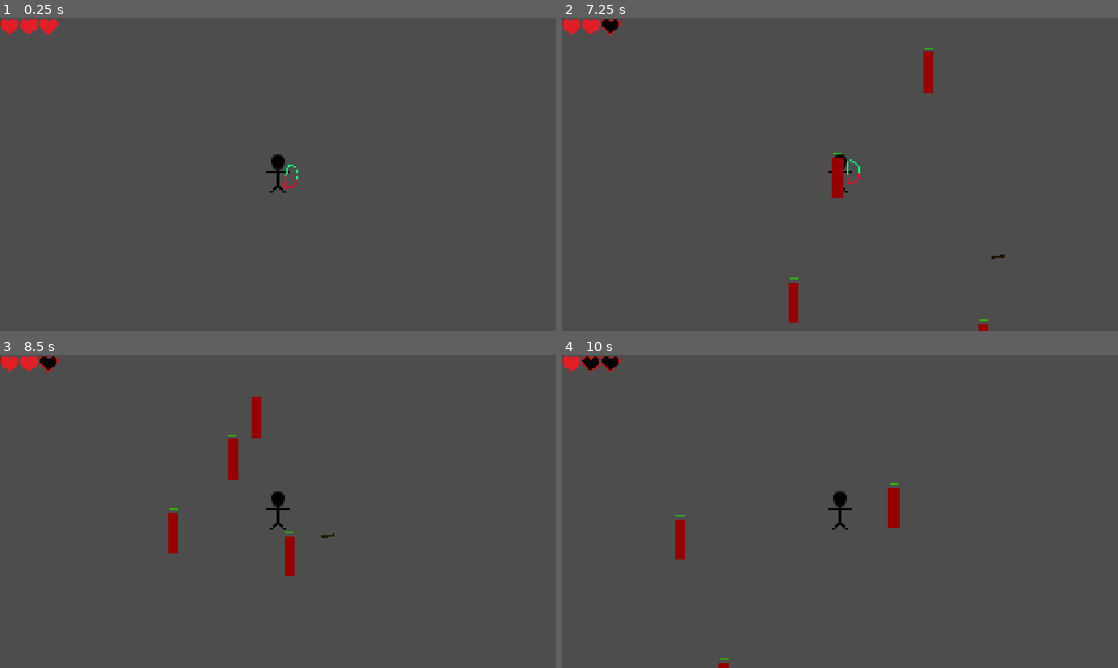
Above: before the commit, frames 1-4 (two rows, left to right).
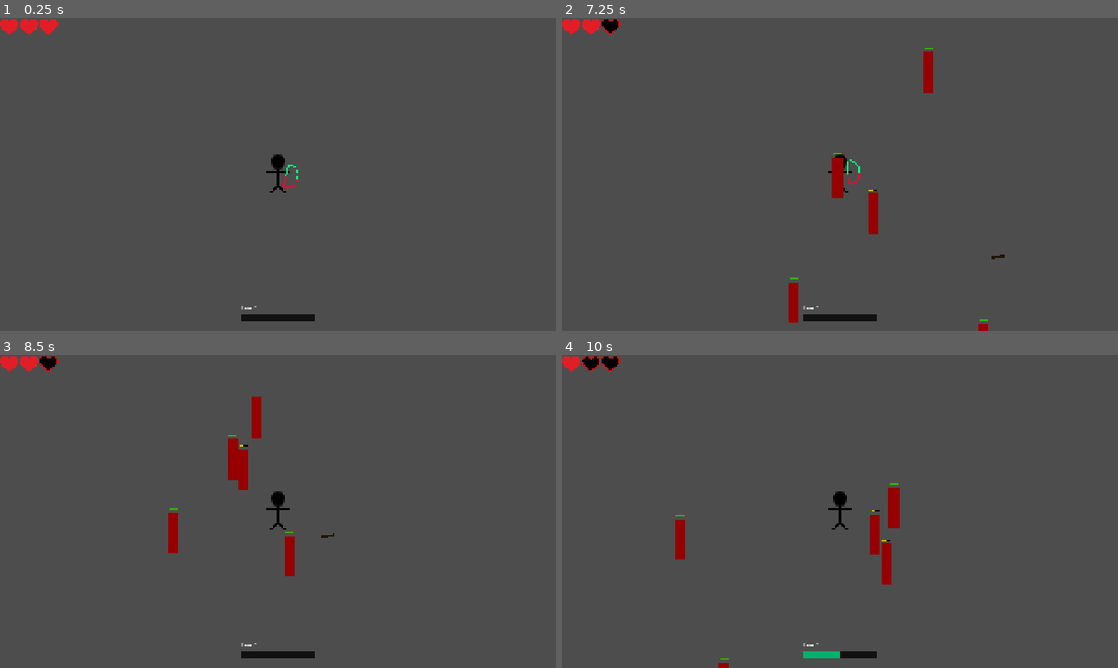
Above: after the commit, the same moments.

Repository: OdieEstee/Crimson-Game-Jam-2026
Game: Godot game, scene res://Scenes/main.tscn
Two runs of this game, one before a commit and one after it. Both use one fixed random seed, a clock stepped at 60 frames per second and the inputs below.
Inputs (mouse positions are in pixels of both pictures, inside the frame that each line leads up to):
- Up to frame 1 (0.25 s): no input
- Up to frame 2 (7.25 s): tap Enter at 0.5, 2 s; move the mouse to (962, 158) at 0.52 s; press the mouse at (962, 158) at 0.53 s; hold Right (Right) 0.53-1.28 s; tap Space at 1.25 s; move the mouse to (728, 190) at 1.27 s; release the mouse at (728, 190) at 1.28 s; hold Down (Down) 1.28-2.03 s; tap R (Transform) every 1.5 s from 1.35 to 5.85 s; move the mouse to (895, 105) at 2.02 s; press the mouse at (895, 105) at 2.03 s; hold Right (Right) 2.03-2.78 s; move the mouse to (812, 237) at 2.77 s; release the mouse at (812, 237) at 2.78 s; hold Up (Up) 2.78-3.53 s; move the mouse to (1006, 221) at 3.52 s; press the mouse at (1006, 221) at 3.53 s; hold Left (Left) 3.53-5.03 s; move the mouse to (673, 127) at 4.27 s; release the mouse at (673, 127) at 4.28 s; move the mouse to (867, 174) at 5.02 s; press the mouse at (867, 174) at 5.03 s; hold Down (Down) 5.03-5.78 s; move the mouse to (756, 96) at 5.77 s; release the mouse at (756, 96) at 5.78 s; hold Right (Right) 5.78-6.53 s; move the mouse to (962, 158) at 6.52 s; press the mouse at (962, 158) at 6.53 s; hold Up (Up) from 6.53 s (still down)
- Up to frame 3 (8.5 s): move the mouse to (166, 527) at 7.27 s; release Up (Up) at 7.28 s; release the mouse at (166, 527) at 7.28 s; hold Right (Right) 7.28-8.03 s; tap R (Transform) at 7.35 s; move the mouse to (333, 442) at 8.02 s; press the mouse at (333, 442) at 8.03 s; hold Down (Down) from 8.03 s (still down)
- Up to frame 4 (10 s): move the mouse to (812, 574) at 8.77 s; release Down (Down) at 8.78 s; release the mouse at (812, 574) at 8.78 s; hold Left (Left) 8.78-9.53 s; tap R (Transform) at 8.85 s; move the mouse to (1006, 558) at 9.52 s; press the mouse at (1006, 558) at 9.53 s; hold Up (Up) from 9.53 s (still down)

The runs differ from the first frame. In frame 1, 0.3% of the frame differs, in the area x 0-57%, y 1-97%; in frame 2, 0.6%; in frame 3, 0.5%; in frame 4, 0.8%, in the area x 0-60%, y 1-97%.

Commit message:
updated code
added the level bars that auto fill

Diff:
--- a/game-jam-2026/Scenes/hud.tscn
+++ b/game-jam-2026/Scenes/hud.tscn
@@ -3,6 +3,12 @@
 [ext_resource type="Script" uid="uid://eor2d1351xfm" path="res://scripts/hud.gd" id="1_bjfho"]
 [ext_resource type="Texture2D" uid="uid://dh0pi0sieuej0" path="res://Assets/heart.png" id="2_6fbih"]
 [ext_resource type="Texture2D" uid="uid://ctg5c66e121di" path="res://Assets/heart_empty.png" id="3_t1xeu"]
+
+[sub_resource type="StyleBoxFlat" id="StyleBoxFlat_2wkxl"]
+bg_color = Color(0.06879827, 0.06879828, 0.06879828, 1)
+
+[sub_resource type="StyleBoxFlat" id="StyleBoxFlat_4hbsc"]
+bg_color = Color(0, 0.6956519, 0.4283245, 1)
 
 [node name="HUD" type="CanvasLayer" unique_id=740164074]
 script = ExtResource("1_bjfho")
@@ -21,12 +27,25 @@
 offset_bottom = 40.0
 
 [node name="XP_Bar" type="ProgressBar" parent="Root" unique_id=1602055938]
+custom_minimum_size = Vector2(250, 15)
 layout_mode = 0
-offset_right = 4.0
-offset_bottom = 27.0
+offset_left = 835.0
+offset_top = 1020.0
+offset_right = 1085.0
+offset_bottom = 1046.0
+theme_override_styles/background = SubResource("StyleBoxFlat_2wkxl")
+theme_override_styles/fill = SubResource("StyleBoxFlat_4hbsc")
 show_percentage = false
 
 [node name="XP_Label" type="Label" parent="Root" unique_id=688785349]
 layout_mode = 0
 offset_right = 40.0
 offset_bottom = 23.0
+
+[node name="Level_label" type="Label" parent="Root" unique_id=2015078941]
+layout_mode = 0
+offset_left = 835.0
+offset_top = 990.0
+offset_right = 935.0
+offset_bottom = 1015.0
+text = "Level 1"
--- a/game-jam-2026/Scenes/main.tscn
+++ b/game-jam-2026/Scenes/main.tscn
@@ -1,7 +1,7 @@
 [gd_scene format=3 uid="uid://c6lbfc0vcy0uv"]
 
-[ext_resource type="Script" uid="uid://cmtfa1hu1hyh4" path="res://Scripts/main.gd" id="1_kry3j"]
-[ext_resource type="Script" uid="uid://e40trbfhm8r1" path="res://Scripts/player.gd" id="2_21xkr"]
+[ext_resource type="Script" uid="uid://cmtfa1hu1hyh4" path="res://scripts/main.gd" id="1_kry3j"]
+[ext_resource type="Script" uid="uid://e40trbfhm8r1" path="res://scripts/player.gd" id="2_21xkr"]
 [ext_resource type="Texture2D" uid="uid://ccn2bya72e00d" path="res://Assets/character.png" id="3_6bp64"]
 [ext_resource type="Texture2D" uid="uid://b41bscetpyjeq" path="res://Assets/bow.png" id="4_344ge"]
 [ext_resource type="PackedScene" uid="uid://6f4hy2erg8pi" path="res://Scenes/hud.tscn" id="5_ynf5e"]
--- a/game-jam-2026/Scripts/enemy.gd
+++ b/game-jam-2026/Scripts/enemy.gd
@@ -2,7 +2,7 @@
 extends Area2D
 
 @export var SPEED := 40.0 # Enemy speed
-@export var HEALTH := 5.0 # Enemy health (chaning to 5 for testing, og 10)
+@export var HEALTH := 10.0
 @export var DAMAGE := 1 # Enemy damage
 
 @export var XP_REWARD := 25 # xp awarded when enemy dies
@@ -25,22 +25,15 @@
 	global_position = global_position.move_toward(player.global_position, SPEED * delta) # Follow script to go to players position
 
 func take_damage(damage_taken: int) -> void:
-	print("Enemy ID: ", get_instance_id()) #error checking
-
 	current_health -= damage_taken # Reduce health by damage taken
 	update_health_bar() # Function to update health bar
 
-	print("Enemy health remaining: ", current_health) #error checking
-
 	if current_health <= 0: # Death check
-		print("Enemy Died") # error checking
-
 		if is_instance_valid(player): # check if player exist
-			print("Player found! Awarding xp: ", XP_REWARD) #error checking
 			player.gain_xp(XP_REWARD) # award XP to player
 		else:
 			print("ERROR: player refernce invalid") #error checking
-	queue_free() # Despawn Enemy
+		queue_free() # Despawn Enemy
 
 # Updates the visual health bar
 func update_health_bar() -> void:
--- a/game-jam-2026/Scripts/hud.gd
+++ b/game-jam-2026/Scripts/hud.gd
@@ -8,6 +8,7 @@
 
 @onready var xp_bar: ProgressBar = $Root/XP_Bar
 @onready var xp_label: Label = $Root/XP_Label
+@onready var level_label: Label = $Root/Level_label
 
 # Function that is called when lives_changed signal is emitted from the Player
 func set_lives(lives: int, max_lives: int) -> void:
@@ -32,5 +33,4 @@
 	xp_bar.max_value = xp_needed # set maxium xp for current level
 	xp_bar.value = xp # set current xp
 
-	xp_bar.tooltip_text = "level " + str(level) + " _ " + str(xp) + "/" + str(xp_needed) + "XP"
-	print("XP: ", xp, "/", xp_needed, " | Level: ", level)
+	level_label.text = "Level " + str(level)
